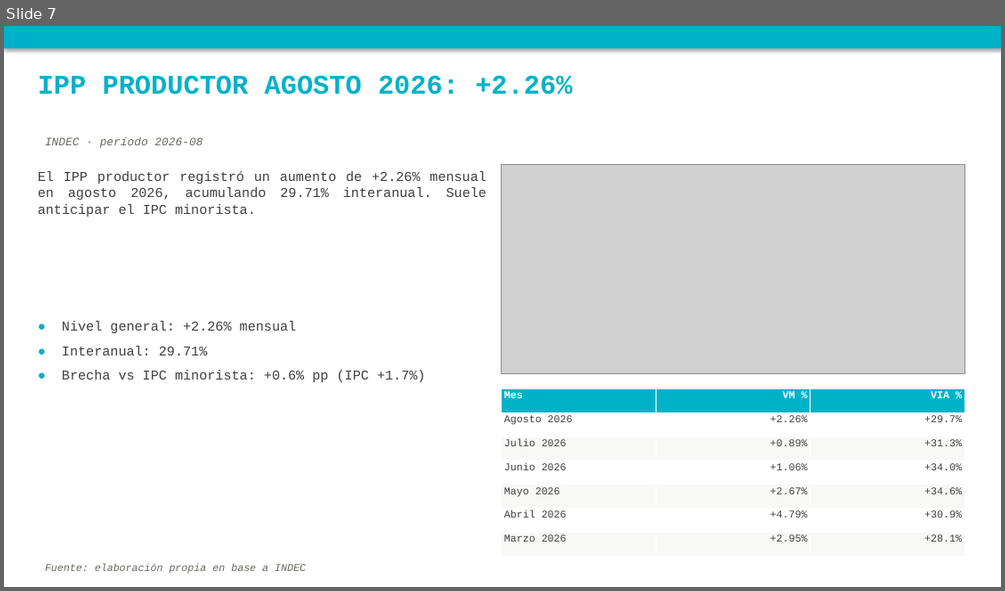
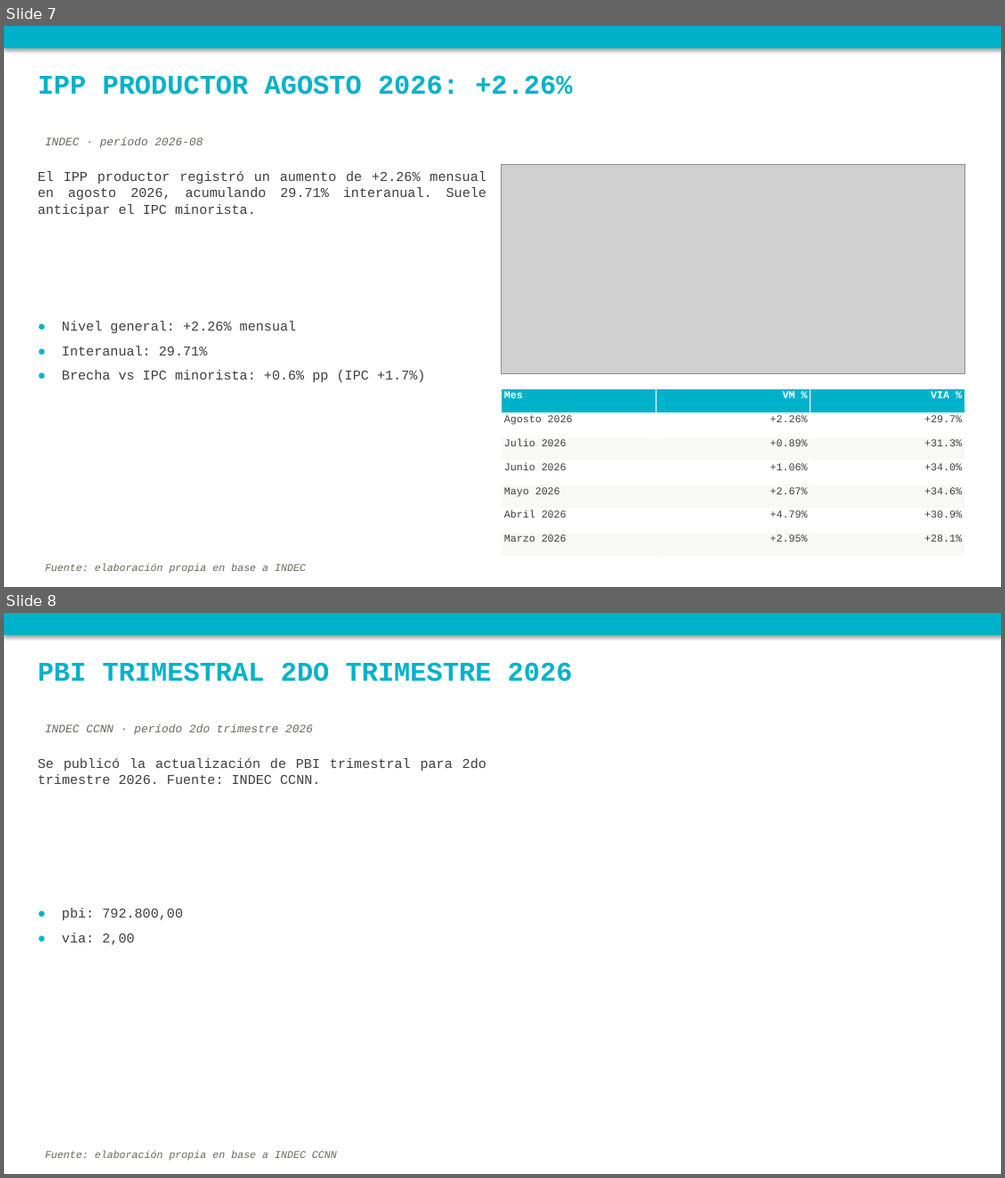
Before and after one commit to nwalovnik/boludos-ppt, a slide deck: publicaciones_semana.pptx. Shown one above the other, each under a label of ours: slide 7 before the commit, slides 7 and 8 after it. The pictures are 1005x591 and 1005x1178 pixels, drawn with LibreOffice and Linux fonts; fonts in the diff are those of the drawing; grey boxes stand for pictures. Boxes give left, top, right and bottom in pixels: in the first picture for what was removed or moved away, otherwise in the second. Text is boxed around its words. In the diff, an @@ line names an element or a change of style, - is before the commit and + after.

```diff
--- a/publicaciones_semana.pptx
+++ b/publicaciones_semana.pptx
@@ slide 8 added at [4, 613, 1001, 1174], background #FFFFFF @@
@@ rectangle added at [4, 613, 1001, 635], fill #00B2C9 @@
@@ text added at [38, 662, 573, 682], 26 pt, text #00B2C9, bold @@
+PBI TRIMESTRAL 2DO TRIMESTRE 2026
@@ text added at [45, 724, 313, 735], 11 pt, text #6A6760, italic @@
+INDEC CCNN · período 2do trimestre 2026
@@ text added at [38, 758, 486, 784], 13 pt, text #3F3F3F @@
+Se publicó la actualización de PBI trimestral para 2do trimestre 2026. Fuente: INDEC CCNN.
@@ text added at [62, 908, 183, 945], 13 pt, text #3F3F3F @@
+● pbi: 792.800,00
+● via: 2,00
@@ text added at [45, 1150, 337, 1160], 10 pt, text #6A6760, italic @@
+Fuente: elaboración propia en base a INDEC CCNN
```
Also in this commit, not shown: 1 slide changed, 4 other files.
